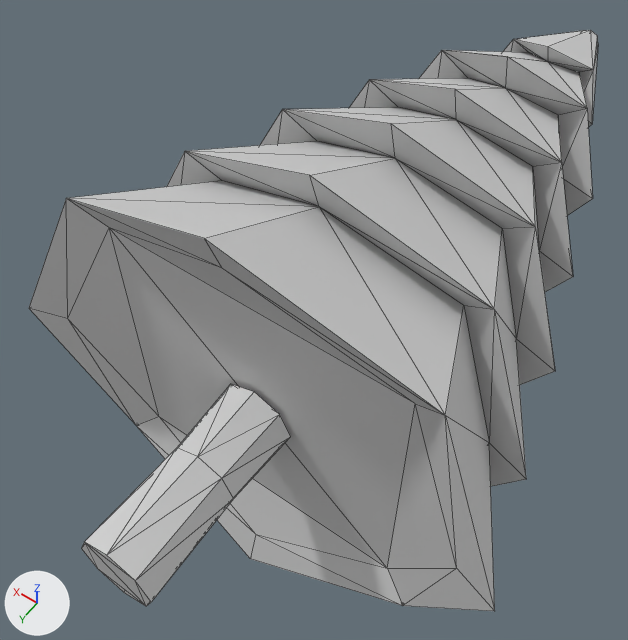
An edit to the OBJ model Resources/Meshes/firTree1.obj, drawn before and after from the same camera.
Camera for both pictures: a camera (50 mm lens) standing at (-2.03, 0.94, 4.8) and looking at (0.31, -2.34, -0.36). The lights are fixed; the arrows at lower left show +X, +Y and +Z. Mesh edges are drawn as thin lines. Where no turn or scale is listed for an object, it has been applied to the vertices.

The first picture shows 'Leaves'.
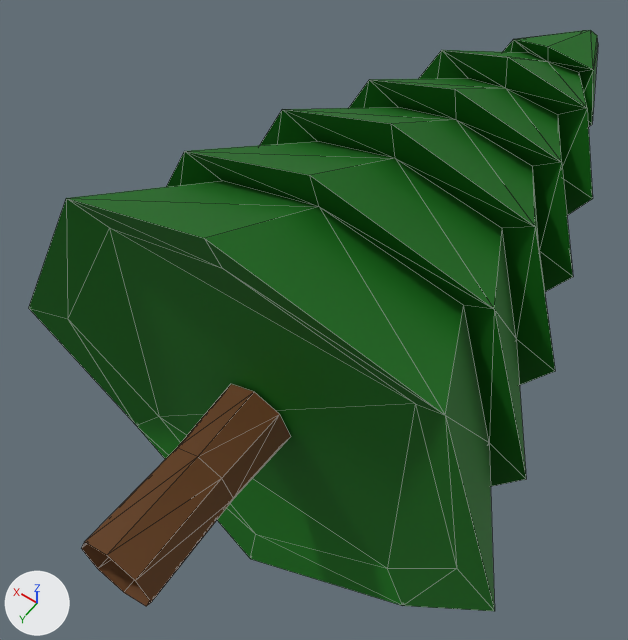
Patch to the scene script:
```diff
--- a/Resources/Meshes/firTree1.obj.py
+++ b/Resources/Meshes/firTree1.obj.py
@@ mat_treeleaves @@
 mat_treeleaves = principled_material('TreeLeaves')
-mat_treeleaves.base_color = (0.64, 0.64, 0.64)  # light grey #d1d1d1
+mat_treeleaves.base_color = (0.0, 0.146, 0.00113)  # dark green #006b04
 mat_treeleaves.roughness = 0.69
@@ mat_bark @@
 mat_bark = principled_material('Bark')
-mat_bark.base_color = (0.64, 0.64, 0.64)  # light grey #d1d1d1
+mat_bark.base_color = (0.115, 0.0361, 0.0)  # brown #5f3500
 mat_bark.roughness = 0.69
```

Changed parts and their boxes [x1, y1, x2, y2] in the pictures (628 x 640 px):
'Leaves', recoloured (grey to green): [29, 30, 598, 611] in both
